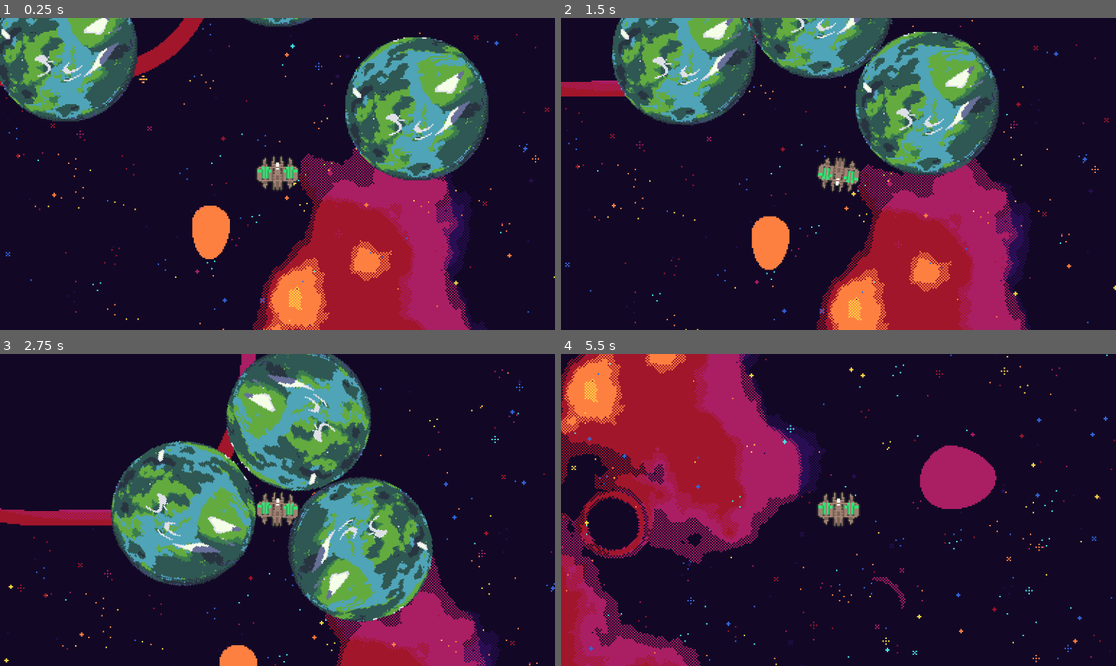
Above: before the commit, frames 1-4 (two rows, left to right).
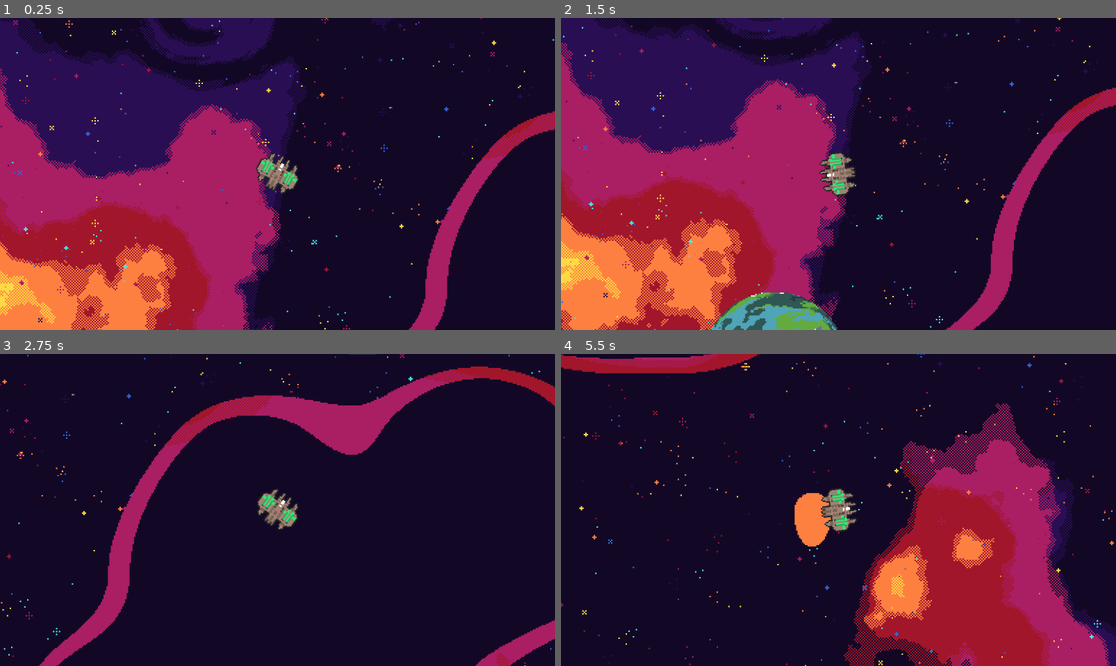
Above: after the commit, the same moments.

Repository: Likvik89/Planetslinger
Game: Godot game, scene res://Scenes/spaece.tscn
Two runs of this game, one before a commit and one after it. Both use one fixed random seed, a clock stepped at 60 frames per second and the inputs below. Before the commit the project starts from res://Spacegame/spaæece.tscn.
Inputs (mouse positions are in pixels of both pictures, inside the frame that each line leads up to):
- Up to frame 1 (0.25 s): no input
- Up to frame 2 (1.5 s): move the mouse to (960, 158) at 0.52 s; hold D (rotate_right) 0.53-1.28 s; hold Space (move_boost) 0.53-1.28 s; move the mouse to (727, 189) at 1.27 s; hold S (move_back) from 1.28 s (still down); tap Z (stop) at 1.35 s
- Up to frame 3 (2.75 s): move the mouse to (333, 441) at 2.02 s; release S (move_back) at 2.03 s; hold D (rotate_right) from 2.03 s (still down); hold Space (move_boost) from 2.03 s (still down)
- Up to frame 4 (5.5 s): move the mouse to (810, 572) at 2.77 s; release D (rotate_right) at 2.78 s; release Space (move_boost) at 2.78 s; hold W (move_forward) 2.78-3.53 s; tap Z (stop) at 2.85, 4.35 s; move the mouse to (1005, 556) at 3.52 s; hold Space (move_boost) 3.53-4.28 s; hold A (rotate_left) 3.53-5.03 s; move the mouse to (672, 463) at 4.27 s; move the mouse to (866, 510) at 5.02 s; hold S (move_back) from 5.03 s (still down); hold Space (move_boost) from 5.03 s (still down)

The runs differ from the first frame. In frame 1, 73% of the frame differs, in the area x 0-100%, y 0-100%; in frame 2, 76%; in frame 3, 41%; in frame 4, 50%.

Commit message:
Vo2

Diff:
--- a/Spacegame/mainship.tscn
+++ b/Scenes/(old)mainship.tscn
@@ -1,16 +1,16 @@
 [gd_scene load_steps=4 format=3 uid="uid://cl5cc6co7pks7"]
 
-[ext_resource type="Script" path="res://Scripts/mainship.gd" id="1_l41o4"]
-[ext_resource type="Texture2D" uid="uid://bmp5mjfuvc7c1" path="res://sprites/ship-0.png" id="1_pkm5y"]
+[ext_resource type="Script" path="res://Scripts/(old)mainship.gd" id="1_4x8f3"]
+[ext_resource type="Texture2D" uid="uid://bmp5mjfuvc7c1" path="res://sprites/ship-0.png" id="2_dtjc0"]
 
 [sub_resource type="CapsuleShape2D" id="CapsuleShape2D_8utc3"]
 radius = 6.0
 
 [node name="mainship" type="CharacterBody2D"]
-script = ExtResource("1_l41o4")
+script = ExtResource("1_4x8f3")
 
 [node name="Sprite2D" type="Sprite2D" parent="."]
-texture = ExtResource("1_pkm5y")
+texture = ExtResource("2_dtjc0")
 
 [node name="CollisionShape2D" type="CollisionShape2D" parent="."]
 rotation = 1.5708
--- /dev/null
+++ b/Scenes/Playership.tscn
@@ -0,0 +1,27 @@
+[gd_scene load_steps=4 format=3 uid="uid://bj7xlge1lg0jp"]
+
+[ext_resource type="Texture2D" uid="uid://bmp5mjfuvc7c1" path="res://sprites/ship-0.png" id="1_dva03"]
+[ext_resource type="Script" path="res://Scripts/Playership.gd" id="1_w6fab"]
+
+[sub_resource type="CapsuleShape2D" id="CapsuleShape2D_aq7ew"]
+radius = 6.0
+
+[node name="Playership" type="RigidBody2D" groups=["planets"]]
+mass = 700.0
+gravity_scale = 0.0
+script = ExtResource("1_w6fab")
+
+[node name="Sprite2D" type="Sprite2D" parent="."]
+rotation = 1.5708
+texture = ExtResource("1_dva03")
+
+[node name="CollisionShape2D" type="CollisionShape2D" parent="."]
+shape = SubResource("CapsuleShape2D_aq7ew")
+
+[node name="Camera2D" type="Camera2D" parent="."]
+zoom = Vector2(3, 3)
+limit_left = -100000
+limit_top = -100000
+limit_right = 100000
+limit_bottom = 100000
+limit_smoothed = true
--- /dev/null
+++ b/Scenes/planet.tscn
@@ -0,0 +1,40 @@
+[gd_scene load_steps=5 format=3 uid="uid://d166e7r2yvule"]
+
+[ext_resource type="Script" path="res://Scripts/planet.gd" id="1_75xrk"]
+[ext_resource type="Texture2D" uid="uid://c4hjwmhqnddkj" path="res://sprites/Planet1.png" id="1_n7slu"]
+
+[sub_resource type="CircleShape2D" id="CircleShape2D_6qgmy"]
+radius = 50.0
+
+[sub_resource type="SpriteFrames" id="SpriteFrames_uhd7o"]
+animations = [{
+"frames": [],
+"loop": true,
+"name": &"default",
+"speed": 5.0
+}, {
+"frames": [],
+"loop": true,
+"name": &"earthlike",
+"speed": 5.0
+}, {
+"frames": [],
+"loop": true,
+"name": &"rock_planet",
+"speed": 5.0
+}]
+
+[node name="Planet" type="RigidBody2D" groups=["planets"]]
+mass = 800.0
+gravity_scale = 0.0
+script = ExtResource("1_75xrk")
+
+[node name="Sprite2D" type="Sprite2D" parent="."]
+texture = ExtResource("1_n7slu")
+
+[node name="CollisionShape2D" type="CollisionShape2D" parent="."]
+shape = SubResource("CircleShape2D_6qgmy")
+
+[node name="AnimatedSprite2D" type="AnimatedSprite2D" parent="."]
+sprite_frames = SubResource("SpriteFrames_uhd7o")
+animation = &"earthlike"
--- /dev/null
+++ b/Scenes/spaece.tscn
@@ -0,0 +1,56 @@
+[gd_scene load_steps=6 format=3 uid="uid://ceidb1v0s1485"]
+
+[ext_resource type="Script" path="res://Scripts/space.gd" id="1_8xrhg"]
+[ext_resource type="Texture2D" uid="uid://b5m1yndwymghi" path="res://sprites/Space Background Funky Futures.png" id="2_yqhgi"]
+[ext_resource type="PackedScene" uid="uid://d166e7r2yvule" path="res://Scenes/planet.tscn" id="3_1lsuq"]
+[ext_resource type="PackedScene" uid="uid://bj7xlge1lg0jp" path="res://Scenes/Playership.tscn" id="4_nh8i3"]
+
+[sub_resource type="RectangleShape2D" id="RectangleShape2D_bee40"]
+size = Vector2(58.9649, 2064.75)
+
+[node name="Spaæece" type="Node2D"]
+script = ExtResource("1_8xrhg")
+
+[node name="Background" type="Sprite2D" parent="."]
+position = Vector2(1000, 1000)
+texture = ExtResource("2_yqhgi")
+
+[node name="Edge of space" type="RigidBody2D" parent="."]
+position = Vector2(1000, -1)
+rotation = 1.5708
+gravity_scale = 0.0
+can_sleep = false
+lock_rotation = true
+freeze = true
+
+[node name="CollisionShape2D4" type="CollisionShape2D" parent="Edge of space"]
+position = Vector2(2012, -0.250061)
+shape = SubResource("RectangleShape2D_bee40")
+
+[node name="CollisionShape2D2" type="CollisionShape2D" parent="Edge of space"]
+position = Vector2(1003, 1011)
+rotation = -1.5708
+shape = SubResource("RectangleShape2D_bee40")
+
+[node name="CollisionShape2D3" type="CollisionShape2D" parent="Edge of space"]
+position = Vector2(1002, -1011)
+rotation = -1.5708
+shape = SubResource("RectangleShape2D_bee40")
+
+[node name="CollisionShape2D" type="CollisionShape2D" parent="Edge of space"]
+position = Vector2(-18.5137, 32.6251)
+shape = SubResource("RectangleShape2D_bee40")
+
+[node name="planets" type="Node2D" parent="."]
+
+[node name="Planet" parent="planets" instance=ExtResource("3_1lsuq")]
+position = Vector2(256, 195)
+
+[node name="Planet2" parent="planets" instance=ExtResource("3_1lsuq")]
+position = Vector2(475, 500)
+
+[node name="Planet3" parent="planets" instance=ExtResource("3_1lsuq")]
+position = Vector2(844, 180)
+
+[node name="Playership" parent="planets" instance=ExtResource("4_nh8i3")]
+position = Vector2(529, 322)
--- /dev/null
+++ b/Scripts/Playership.gd
@@ -0,0 +1,27 @@
+extends RigidBody2D
+
+@export var THRUST_FORCE = 25  # The force applied when moving forward
+var thrust_force_multiplier = 10000
+const rotationspeed = 250.0
+@export var G = 1000  # Gravitational constant
+
+func _integrate_forces(delta):
+	var bodies = get_tree().get_nodes_in_group("planets")
+	for body in bodies:
+		if body != self:
+			var distance = self.global_position.distance_to(body.global_position)
+			var force_magnitude = (G * self.mass * body.mass) / (distance * distance)
+			var direction = (body.global_position - self.global_position).normalized()
+			var force = direction * force_magnitude # combine force magnitude and direction
+			apply_central_force(force)
+
+	look_at(get_global_mouse_position())
+	# Apply thrust when moving forward
+	if Input.is_action_pressed("move_forward"):
+		var direction = Vector2(cos(rotation), sin(rotation))  # Calculate forward direction based on rotation
+		apply_central_impulse(direction * THRUST_FORCE * thrust_force_multiplier * delta.step)
+
+	# Apply reverse thrust when moving backward
+	if Input.is_action_pressed("move_back"):
+		var direction = Vector2(cos(rotation), sin(rotation))  # Calculate backward direction based on rotation
+		apply_central_impulse(-direction * THRUST_FORCE * thrust_force_multiplier * delta.step)
--- a/Scripts/planet.gd
+++ b/Scripts/planet.gd
@@ -17,5 +17,5 @@
 			var distance = self.global_position.distance_to(body.global_position)
 			var force_magnitude = (G * self.mass * body.mass) / (distance * distance)
 			var direction = (body.global_position - self.global_position).normalized()
-			var force = direction * force_magnitude
+			var force = direction * force_magnitude # combine force magnitude and direction
 			apply_central_force(force)
--- a/Scripts/planet.tscn
+++ /dev/null
@@ -1,19 +0,0 @@
-[gd_scene load_steps=4 format=3 uid="uid://d166e7r2yvule"]
-
-[ext_resource type="Script" path="res://Scripts/planet.gd" id="1_75xrk"]
-[ext_resource type="Texture2D" uid="uid://c4hjwmhqnddkj" path="res://sprites/Planet1.png" id="1_n7slu"]
-
-[sub_resource type="CircleShape2D" id="CircleShape2D_6qgmy"]
-radius = 50.0
-
-[node name="Planet" type="RigidBody2D"]
-mass = 800.0
-inertia = 1000.0
-gravity_scale = 0.0
-script = ExtResource("1_75xrk")
-
-[node name="Sprite2D" type="Sprite2D" parent="."]
-texture = ExtResource("1_n7slu")
-
-[node name="CollisionShape2D" type="CollisionShape2D" parent="."]
-shape = SubResource("CircleShape2D_6qgmy")
--- a/Scripts/space.gd
+++ b/Scripts/space.gd
@@ -1,7 +1,7 @@
 extends Node2D
 
 
-func calculate_gravity_force():
+func x_ready():
 	var sum := Vector2.ZERO
 	for target in $bodies.get_children():
 		for body in $bodies.get_children():
--- a/Spacegame/Ship.gd
+++ /dev/null
@@ -1,2 +0,0 @@
-extends Node2D
-if Input.is_action_pressed(w):
--- a/Spacegame/planet.tscn
+++ /dev/null
@@ -1,3 +0,0 @@
-[gd_scene format=3 uid="uid://b7o8ugf8ive5o"]
-
-[node name="planet" type="RigidBody2D"]
--- a/Spacegame/spaæece.tscn
+++ /dev/null
@@ -1,62 +0,0 @@
-[gd_scene load_steps=7 format=3 uid="uid://ceidb1v0s1485"]
-
-[ext_resource type="Texture2D" uid="uid://b5m1yndwymghi" path="res://sprites/Space Background Funky Futures.png" id="1_hmude"]
-[ext_resource type="Script" path="res://Scripts/space.gd" id="1_wy7ji"]
-[ext_resource type="PackedScene" uid="uid://cl5cc6co7pks7" path="res://Spacegame/mainship.tscn" id="3_c1xe6"]
-[ext_resource type="PackedScene" uid="uid://d166e7r2yvule" path="res://Scripts/planet.tscn" id="3_h48js"]
-[ext_resource type="Script" path="res://Scripts/Mainshipgravity.gd" id="4_70all"]
-
-[sub_resource type="RectangleShape2D" id="RectangleShape2D_bee40"]
-size = Vector2(58.9649, 2064.75)
-
-[node name="Spaæece" type="Node2D"]
-script = ExtResource("1_wy7ji")
-
-[node name="Background" type="Sprite2D" parent="."]
-position = Vector2(1000, 1000)
-texture = ExtResource("1_hmude")
-
-[node name="Edge of space" type="RigidBody2D" parent="."]
-position = Vector2(1000, -1)
-rotation = 1.5708
-gravity_scale = 0.0
-can_sleep = false
-lock_rotation = true
-freeze = true
-
-[node name="CollisionShape2D4" type="CollisionShape2D" parent="Edge of space"]
-position = Vector2(2012, -0.250061)
-shape = SubResource("RectangleShape2D_bee40")
-
-[node name="CollisionShape2D2" type="CollisionShape2D" parent="Edge of space"]
-position = Vector2(1003, 1011)
-rotation = -1.5708
-shape = SubResource("RectangleShape2D_bee40")
-
-[node name="CollisionShape2D3" type="CollisionShape2D" parent="Edge of space"]
-position = Vector2(1002, -1011)
-rotation = -1.5708
-shape = SubResource("RectangleShape2D_bee40")
-
-[node name="CollisionShape2D" type="CollisionShape2D" parent="Edge of space"]
-position = Vector2(-18.5137, 32.6251)
-shape = SubResource("RectangleShape2D_bee40")
-
-[node name="planets" type="Node2D" parent="."]
-
-[node name="Planet" parent="planets" groups=["planets"] instance=ExtResource("3_h48js")]
-position = Vector2(792, 680)
-
-[node name="Planet2" parent="planets" groups=["planets"] instance=ExtResource("3_h48js")]
-position = Vector2(1037, 721)
-
-[node name="JW" parent="planets" groups=["planets"] instance=ExtResource("3_h48js")]
-position = Vector2(940, 613)
-
-[node name="Mainshipgravity" type="RigidBody2D" parent="planets" groups=["planets"]]
-position = Vector2(940, 766)
-mass = 100.0
-gravity_scale = 0.0
-script = ExtResource("4_70all")
-
-[node name="mainship" parent="planets/Mainshipgravity" instance=ExtResource("3_c1xe6")]
--- a/project.godot
+++ b/project.godot
@@ -11,7 +11,7 @@
 [application]
 
 config/name="Planetslinger"
-run/main_scene="res://Spacegame/spaæece.tscn"
+run/main_scene="res://Scenes/spaece.tscn"
 config/features=PackedStringArray("4.1", "Mobile")
 
 [input]
Renamed: Scripts/mainship.gd -> Scripts/(old)mainship.gd
Renamed: Scripts/Mainshipgravity.gd -> Scripts/(old)mainshipgravity.gd
